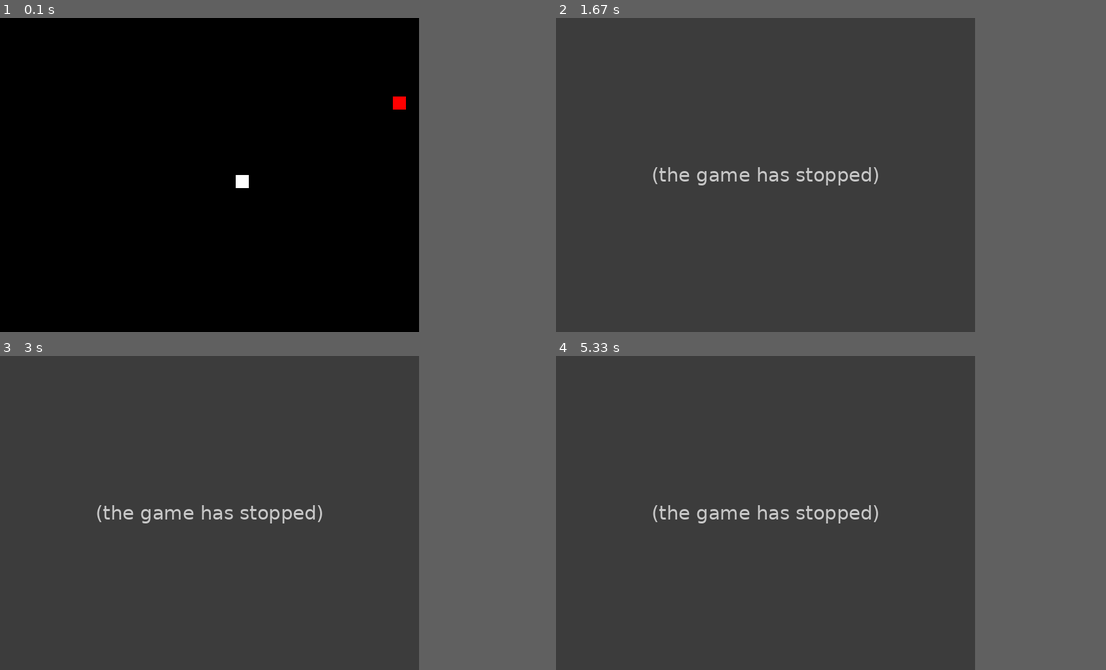
Above: before the commit, frames 1-4 (two rows, left to right).
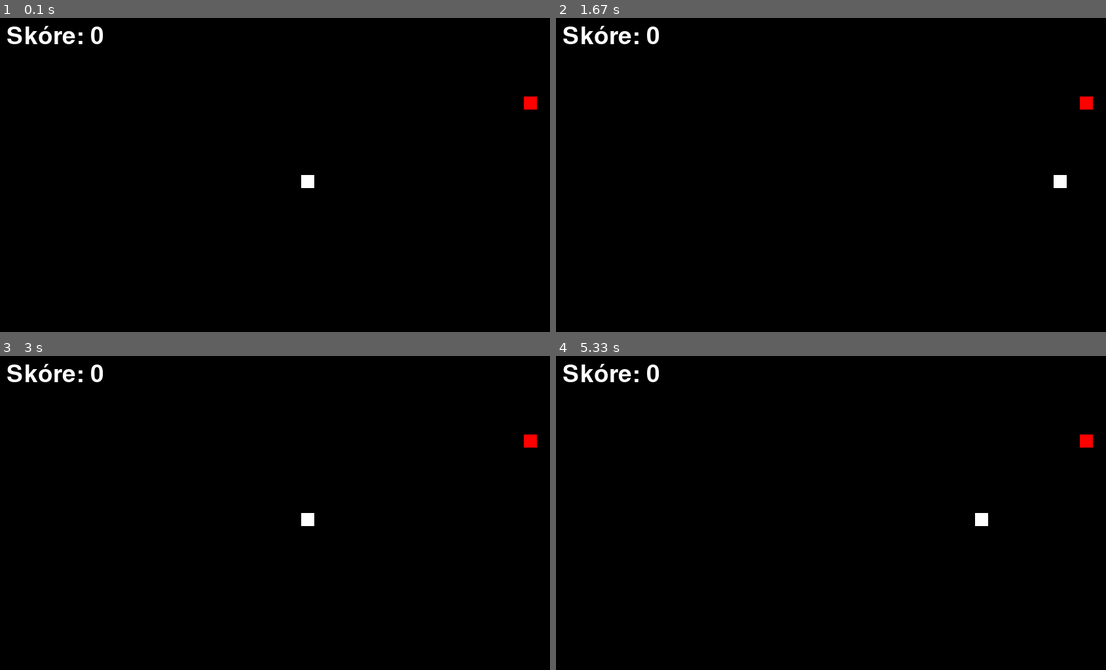
Above: after the commit, the same moments.

Repository: JaroslavHolecek/SPS_for_students
Game: pygame game, started from 2020_IT/Algoritmy/snake.py
Two runs of this game, one before a commit and one after it. Both use one fixed random seed, a clock stepped at 60 frames per second and the inputs below.
Inputs:
- Up to frame 1 (0.1 s): no input
- Up to frame 2 (1.67 s): hold P 0.33-0.8 s; hold Right 0.33-0.8 s; hold P 0.83-1.3 s; hold Right 0.83-1.3 s
- Up to frame 3 (3 s): hold Up 1.83-2.3 s; hold Right 2.33-2.8 s; hold Left from 2.83 s (still down)
- Up to frame 4 (5.33 s): release Left at 3.37 s; hold Down 3.4-3.7 s; hold Left 3.73-4.13 s; hold Up 4.17-4.53 s; hold Right 4.57-5.2 s; hold Down from 5.23 s (still down)
In our replay, the window is 640x480 before the commit and 840x480 after it. These sizes can differ from the game's own. Grey fills any space a smaller window leaves; there, only what the larger window draws over its background counts as a difference.

The runs differ from the first frame. In frame 1, 0.8% of the frame differs, in the area x 1-98%, y 2-55%; in frame 2, 76%, in the area x 0-98%, y 0-100%; in frame 3, 76%; in frame 4, 76%.
Before the commit the program exited at 1 s; later frames show no game.

Commit message:
Doplneni

Diff:
--- a/2020_EP/prezentace.txt
+++ b/2020_EP/prezentace.txt
@@ -15,7 +15,7 @@
 12.12.
 19.12. - _Giedrys Robertas_ - _Hubička Jan_
 9.1. - _Bohuněk Jan_
-16.1. - Kovařík Michal - Nedvídek Mikoláš Artur
+16.1. - _Kovařík Michal_ - _Nedvídek Mikoláš Artur_
 23.1. - Čermáková Aneta - Hrdý Stanislav
 30.1. - Dundr Vojtěch - Maňásek Daniel
 6.2. - Hofman Tomáš - Matura Dominik
--- a/2020_IT/Algoritmy/snake.py
+++ b/2020_IT/Algoritmy/snake.py
@@ -6,7 +6,7 @@
 pygame.init()
 
 # Nastavení šířky a výšky okna
-width, height = 640, 480
+width, height = 840, 480
 screen = pygame.display.set_mode((width, height))
 pygame.display.set_caption("Hra Had")
 
@@ -19,6 +19,11 @@
 snake_size = 20
 snake_speed = 15
 
+# Nastavení fontu
+font = pygame.font.SysFont(None, 55)
+# Skóre
+score = 0
+
 # Inicializace hada
 snake = [(width // 2, height // 2)]
 snake_direction = (1, 0)
@@ -27,6 +32,10 @@
 fruit = (random.randrange(1, (width // snake_size)) * snake_size,
          random.randrange(1, (height // snake_size)) * snake_size)
 
+HRAJU = 1
+KONEC = 2
+PAUZA = 3
+stav_hry = HRAJU
 # Hlavní smyčka hry
 while True:
     # Zpracování vstupu od uživatele
@@ -43,38 +52,70 @@
                 snake_direction = (-1, 0)
             elif event.key == pygame.K_RIGHT and snake_direction != (-1, 0):
                 snake_direction = (1, 0)
+            elif event.key == pygame.K_p and (stav_hry == HRAJU or stav_hry == PAUZA):
+                if stav_hry == PAUZA:
+                    stav_hry = HRAJU
+                elif stav_hry == HRAJU:
+                    stav_hry = PAUZA
 
-    # Pohyb hada
-    new_head = (snake[0][0] + snake_direction[0] * snake_size,
-                snake[0][1] + snake_direction[1] * snake_size)
+            if stav_hry == KONEC:
+                stav_hry = HRAJU
+                score = 0
+                snake = [(width // 2, height // 2)]
+                snake_direction = (1, 0)
 
-    # Konec hry, pokud had narazí do okraje
-    if not (0 <= new_head[0] < width and 0 <= new_head[1] < height):
-        pygame.quit()
-        sys.exit()
+    if stav_hry == HRAJU:
+        # Pohyb hada
+        new_head = (snake[0][0] + snake_direction[0] * snake_size,
+                    snake[0][1] + snake_direction[1] * snake_size)
 
-    # Konec hry, pokud had narazí do sebe
-    if new_head in snake:
-        pygame.quit()
-        sys.exit()
+        # Konec hry, pokud had narazí do okraje
+        if not (0 <= new_head[0] < width and 0 <= new_head[1] < height):
+            stav_hry = KONEC
 
-    snake.insert(0, new_head)
+        # Konec hry, pokud had narazí do sebe
+        if new_head in snake:
+            stav_hry = KONEC
 
-    # Když had sežere ovoce
-    if new_head == fruit:
-        fruit = (random.randrange(1, (width // snake_size)) * snake_size,
-                 random.randrange(1, (height // snake_size)) * snake_size)
-    else:
-        snake.pop()
+        snake.insert(0, new_head)
+
+        # Když had sežere ovoce
+        if new_head == fruit:
+            fruit = (random.randrange(1, (width // snake_size)) * snake_size,
+                     random.randrange(1, (height // snake_size)) * snake_size)
+            score += 1
+        else:
+            snake.pop()
+    elif stav_hry == PAUZA:
+        pass
 
     # Vykreslení obrazovky
     screen.fill(black)
     pygame.draw.rect(screen, red, (fruit[0], fruit[1], snake_size, snake_size))
-
     for segment in snake:
         pygame.draw.rect(screen, white, (segment[0], segment[1], snake_size, snake_size))
+
+
+    # Vykreslení skóre
+    if stav_hry == HRAJU:
+        score_text = font.render(f"Skóre: {score}", True, (255, 255, 255))
+        screen.blit(score_text, (10, 10))
+    elif stav_hry == KONEC:
+        # Zobrazení výsledného skóre
+        final_score_text = font.render(f"Konečné skóre: {score}", True, (255, 255, 255))
+        screen.blit(final_score_text, (10, 300))
+        new_game_text = font.render(f"Nová hra na stisk libovolné klávesy", True,
+                                       (255, 255, 255))
+        screen.blit(new_game_text, (10, 360))
+    elif stav_hry == PAUZA:
+        pauza_text = font.render(f"Pauza - stikni p pro pokračování", True,
+                                    (255, 255, 255))
+        screen.blit(pauza_text, (10, 360))
+
 
     pygame.display.flip()
 
     # Omezení rychlosti hry
     pygame.time.Clock().tick(snake_speed)
+
+pygame.quit()
--- a/2020_IT/Prezentace.txt
+++ b/2020_IT/Prezentace.txt
@@ -8,7 +8,6 @@
 Funda Filip - Reverse engineering
 Kindl Tomáš - Herní studio Valve
 Mašek Alex - Taktika basketbalu
-Mišovic Matěj -
 Poslední Martin - Webové stránky
 Prokop David - Algoritmizace
 Smetana Tomáš - Operační systém Windows
@@ -17,7 +16,7 @@
 
 18.12.
 8.1.
-15.1. - Poslední Martin - Mišovic Matěj
+15.1. - _Poslední Martin_
 22.1. - Kindl Tomáš - Antoň Filip
 29.1. - Funda Filip - Prokop David
 5.2. - Bartl Filip - Smetana Tomáš
--- a/2022_EPA/Python/Algoritmy/linearni_kvadraticka_rce.py
+++ b/2022_EPA/Python/Algoritmy/linearni_kvadraticka_rce.py
@@ -30,9 +30,9 @@
         else:
             return [(-b + D**(1/2)) / (2*a), (-b - D**(1/2)) / (2*a) ]
 
-print(linearni_jako_text(3,-5), "výsledek:", linearni_rovnice(3, -5))
-print(linearni_jako_text(0,5), "výsledek:", linearni_rovnice(0, 5))
-print(linearni_jako_text(3,0), "výsledek:", linearni_rovnice(3, 0))
-print(linearni_jako_text(0,0), "výsledek:", linearni_rovnice(0, 0))
+# print(linearni_jako_text(3,-5), "výsledek:", linearni_rovnice(3, -5))
+# print(linearni_jako_text(0,5), "výsledek:", linearni_rovnice(0, 5))
+# print(linearni_jako_text(3,0), "výsledek:", linearni_rovnice(3, 0))
+# print(linearni_jako_text(0,0), "výsledek:", linearni_rovnice(0, 0))
 
-print (kvadraticka_rovnice(1, 3, 7))
+# print (kvadraticka_rovnice(1, 3, 7))
--- /dev/null
+++ b/2022_EPA/Python/Algoritmy/muj_prvni_soubor.txt
@@ -0,0 +1,7 @@
+1 2 3
+4 5 6
+7 8 9
+1 5 6
+4 -5 7
+8 6 -4
+7 -8 -9
--- /dev/null
+++ b/2022_EPA/Python/Algoritmy/prace_se_souborem.py
@@ -0,0 +1,19 @@
+import linearni_kvadraticka_rce as rce
+
+
+with open("muj_prvni_soubor.txt", "r") as soubor:
+    # obsah_souboru = soubor.read()
+    for radek in soubor:
+        print("Radek souboru je:", radek) # "7 8 9"
+        rozdelene = radek.split() #["7", "8", "9"]
+        a, b, c = map(int, rozdelene)
+        rce.kvadraticka_rovnice(a, b, c) # 7,8,9
+
+with open("muj_prvni_soubor.txt", "r") as soubor:
+    for radek in soubor:
+        a, b, c = map(int, radek.split())
+        rce.kvadraticka_rovnice(a, b, c) # 7,8,9
+
+
+
+# print(obsah_souboru)
Not shown, added: 2022_EPB/Algoritmy/VD/Bubble_sort.drawio
Not shown, added: 2023_IT/Algoritmy_VD/Eratosthenovo_sito.drawio
